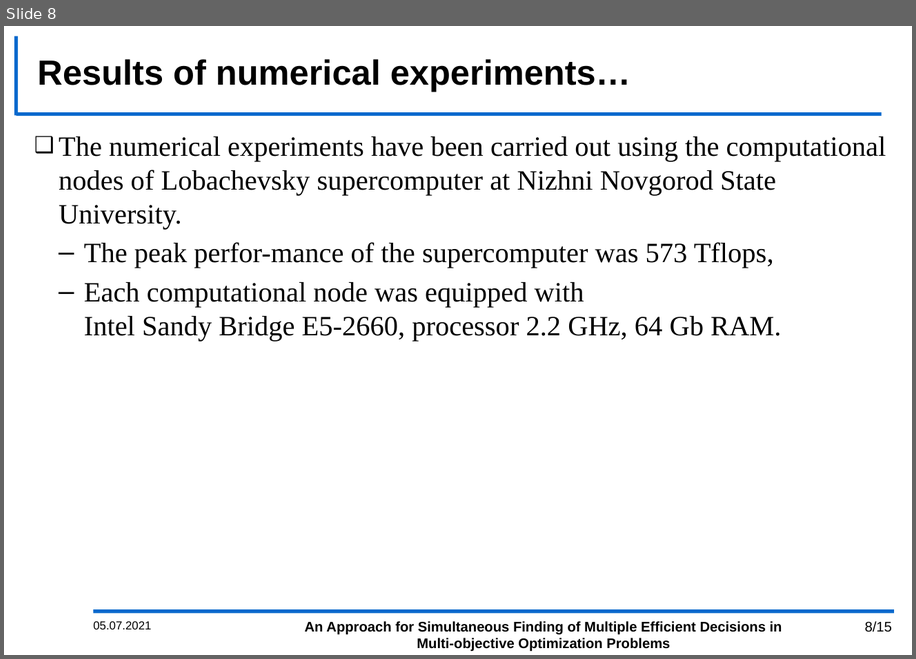
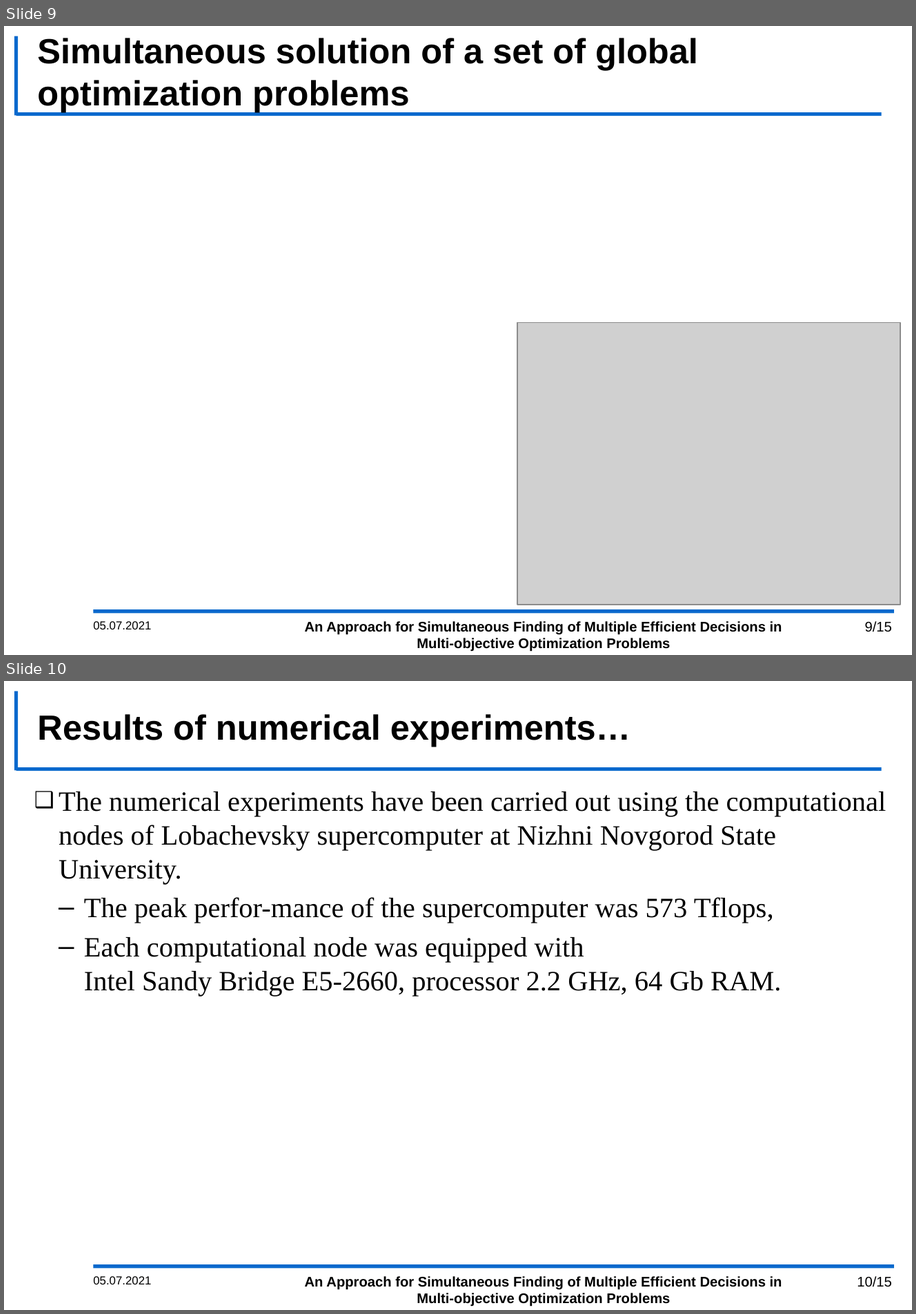
Before and after one commit to kabarkalov/GlobOptPapers, a slide deck: 2021/MOTOR_BarkalovLebedev/MOTOR_2021.pptx. Shown one above the other, each under a label of ours: slide 8 before the commit, slides 9 and 10 after it. The pictures are 916x659 and 916x1314 pixels, drawn with LibreOffice and Linux fonts; fonts in the diff are those of the drawing; grey boxes stand for pictures; background and template pictures are left out. Boxes give left, top, right and bottom in pixels: in the first picture for what was removed or moved away, otherwise in the second. Text is boxed around its words. In the diff, an @@ line names an element or a change of style, - is before the commit and + after.

```diff
--- a/2021/MOTOR_BarkalovLebedev/MOTOR_2021.pptx
+++ b/2021/MOTOR_BarkalovLebedev/MOTOR_2021.pptx
@@ slide 9 added at [4,26,912,655], background #FFFFFF; not listed: 3 template elements that a slide beside it also shows @@
@@ title added at [37,38,698,112], 30 pt, text #000000, bold @@
+Simultaneous solution of a set of global optimization problems
@@ picture added at [518,323,901,604] @@
@@ text added at [93,621,151,629], 10 pt, text #000000 @@
+05.07.2021
@@ text added at [305,621,782,651], 12 pt, text #000000, bold @@
+An Approach for Simultaneous Finding of Multiple Efficient Decisions in Multi-objective Optimization Problems
@@ page number added at [865,621,892,632], 12 pt, text #000000 @@
+9/15
@@ what was slide 8 is now slide 10 @@
@@ page number at [857,1276,892,1287]: text changed @@
-8/15
+10/15
```
Also in this commit, not shown: 8 slides changed.
